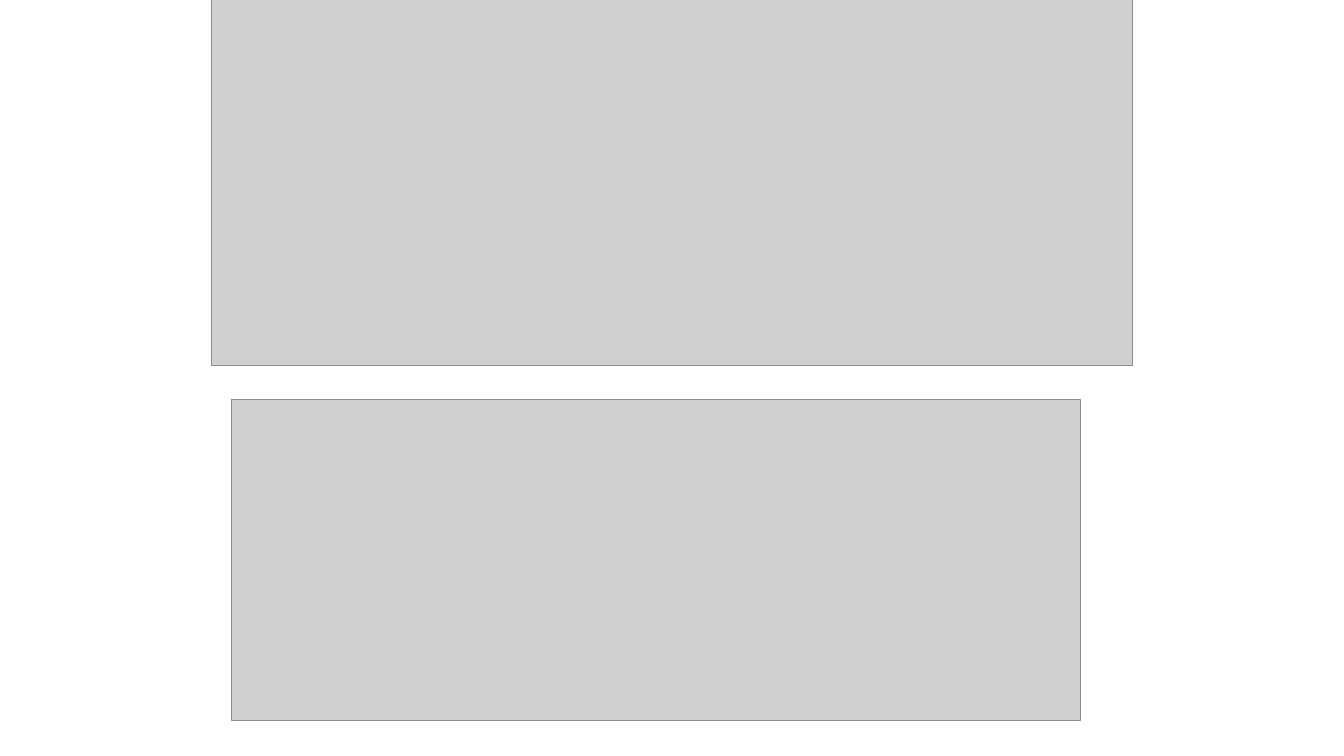
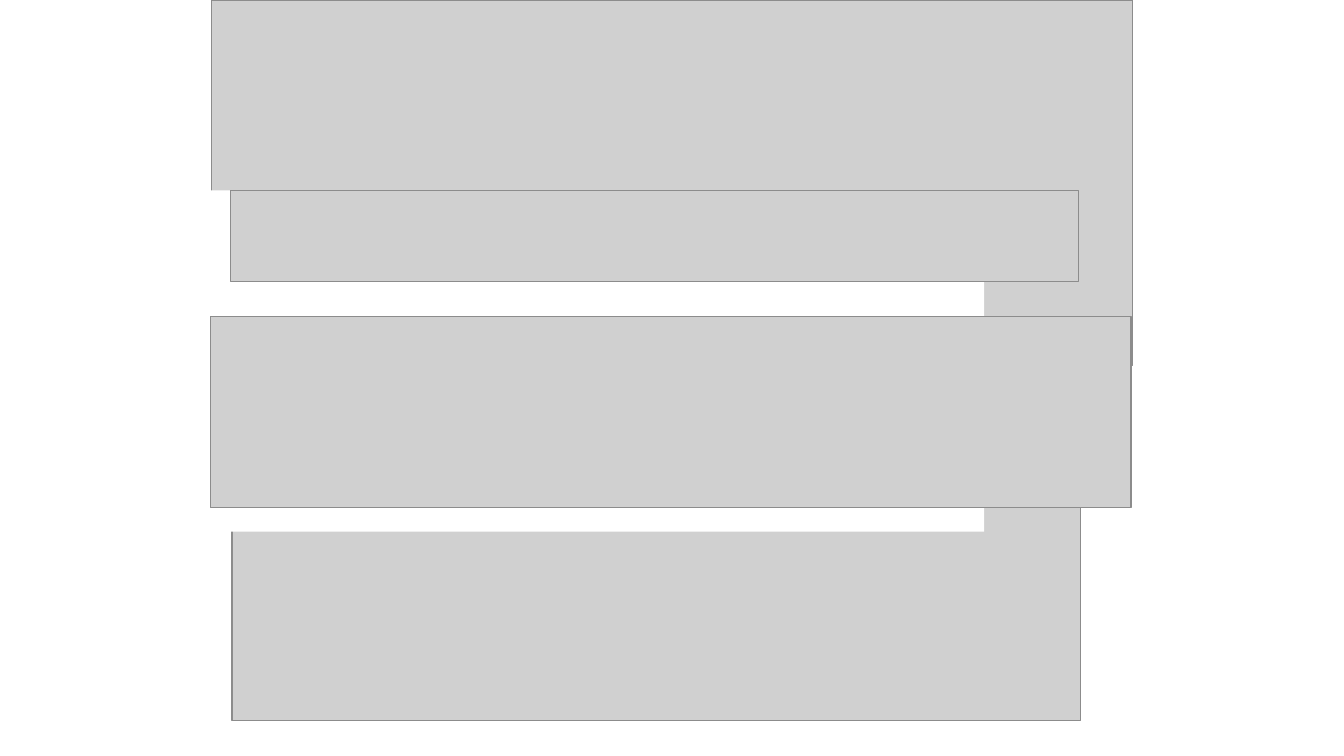
Before and after one commit to MirkMart/Lab_CompGeno, a slide deck: slide 3 of 2025/02_KmerBased_GenomeSurvey/fastq.pptx. Drawn at 1344x756 pixels with LibreOffice and Linux fonts; fonts in the diff are those of the drawing; grey boxes stand for pictures; background and template pictures are left out. Boxes give left, top, right and bottom in pixels: in the first picture for what was removed or moved away, otherwise in the second. Text is boxed around its words. In the diff, an @@ line names an element or a change of style, - is before the commit and + after.

```diff
--- a/2025/02_KmerBased_GenomeSurvey/fastq.pptx
+++ b/2025/02_KmerBased_GenomeSurvey/fastq.pptx
@@ rectangle added at [207,191,985,532], fill #FFFFFF @@
@@ picture added at [230,191,1079,281] @@
@@ picture added at [211,317,1131,508] @@
```
Also in this commit, not shown: 1 other slide changed, 3 other files.
